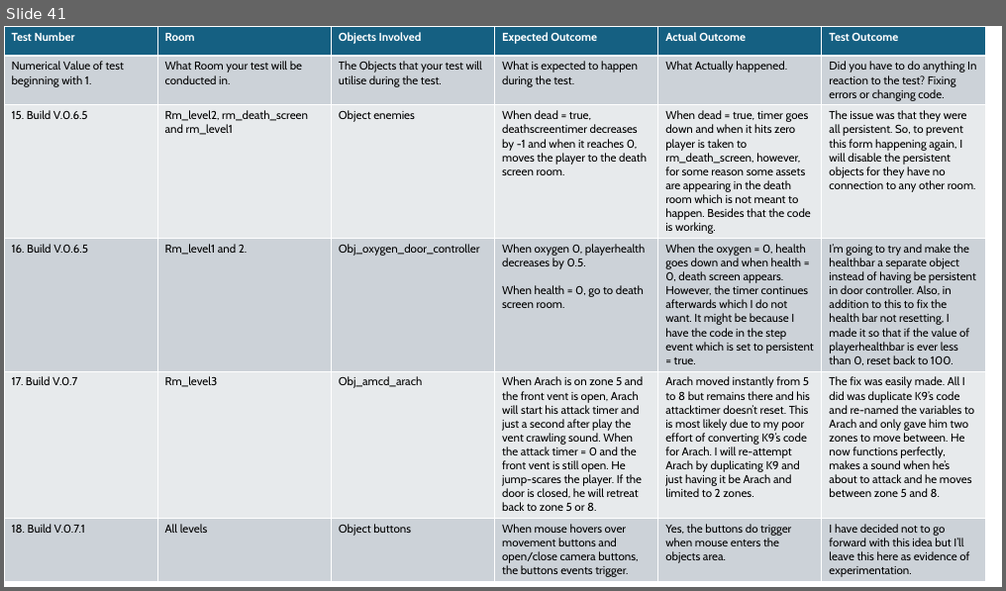
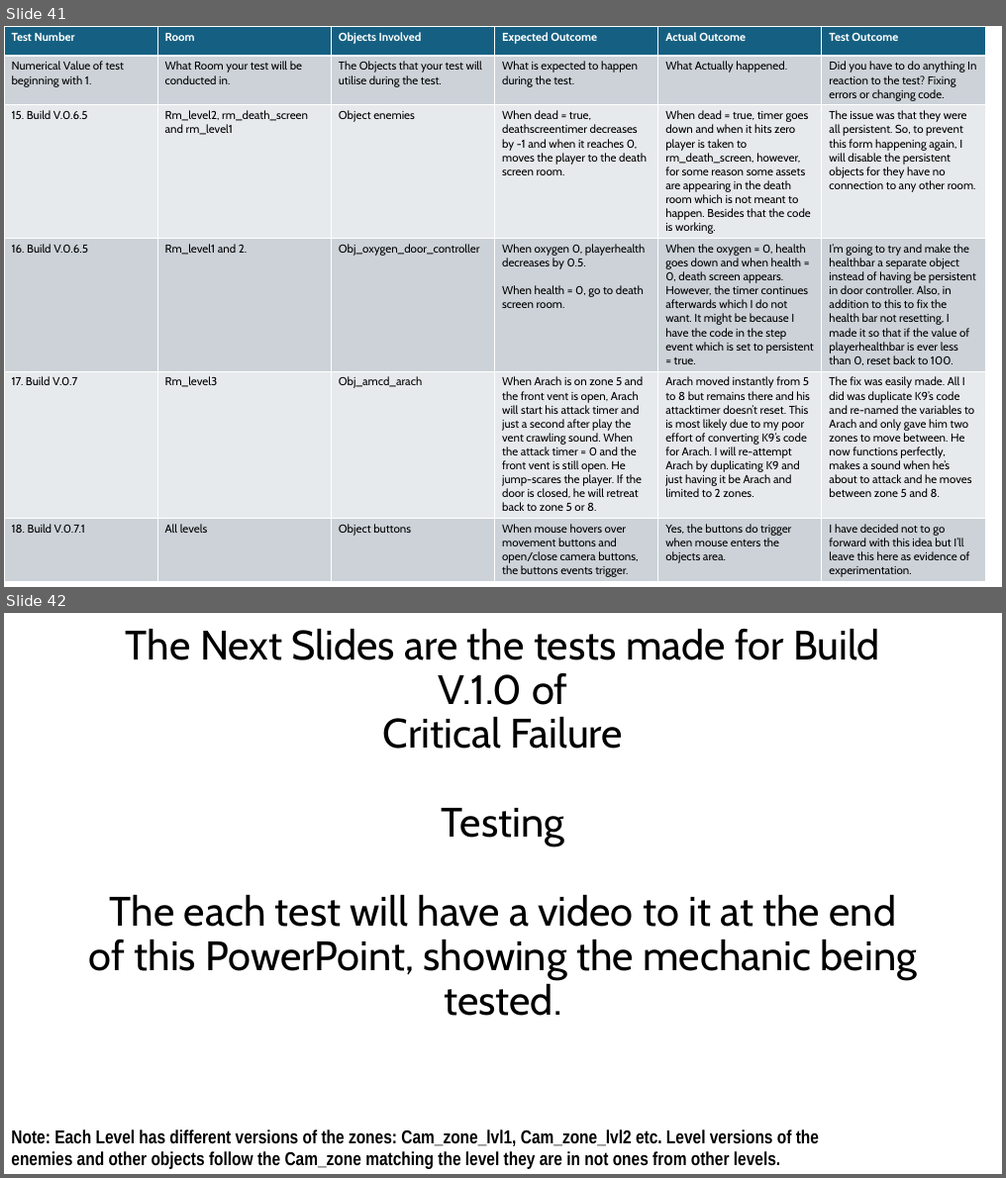
Before and after one commit to QuotedTrain5221/Critical-Failure-3, a slide deck: Logs/Development Log and Alpha Testing.pptx. Shown one above the other, each under a label of ours: slide 41 before the commit, slides 41 and 42 after it. The pictures are 1006x591 and 1006x1178 pixels, drawn with LibreOffice and Linux fonts; fonts in the diff are those of the drawing. Boxes give left, top, right and bottom in pixels: in the first picture for what was removed or moved away, otherwise in the second. Text is boxed around its words. In the diff, an @@ line names an element or a change of style, - is before the commit and + after.

Commit message:
Critical Failure V.1.0 pt 2

```diff
--- a/Logs/Development Log and Alpha Testing.pptx
+++ b/Logs/Development Log and Alpha Testing.pptx
@@ slide 42 added at (4, 613, 1002, 1174), background #FFFFFF @@
@@ title added at (89, 628, 917, 1016), 39.6 pt, text #000000 @@
+The Next Slides are the tests made for Build
+V.1.0 of
+Critical Failure
+Testing
+The each test will have a video to it at the end
+of this PowerPoint, showing the mechanic being tested.
@@ text added at (11, 1130, 819, 1169), 18 pt, text #000000, bold @@
+Note: Each Level has different versions of the zones: Cam_zone_lvl1, Cam_zone_lvl2 etc. Level versions of the enemies and other objects follow the Cam_zone matching the level they are in not ones from other levels.
```
Also in this commit, not shown: 6 other slides added, 1 slide removed, 31 other files.
